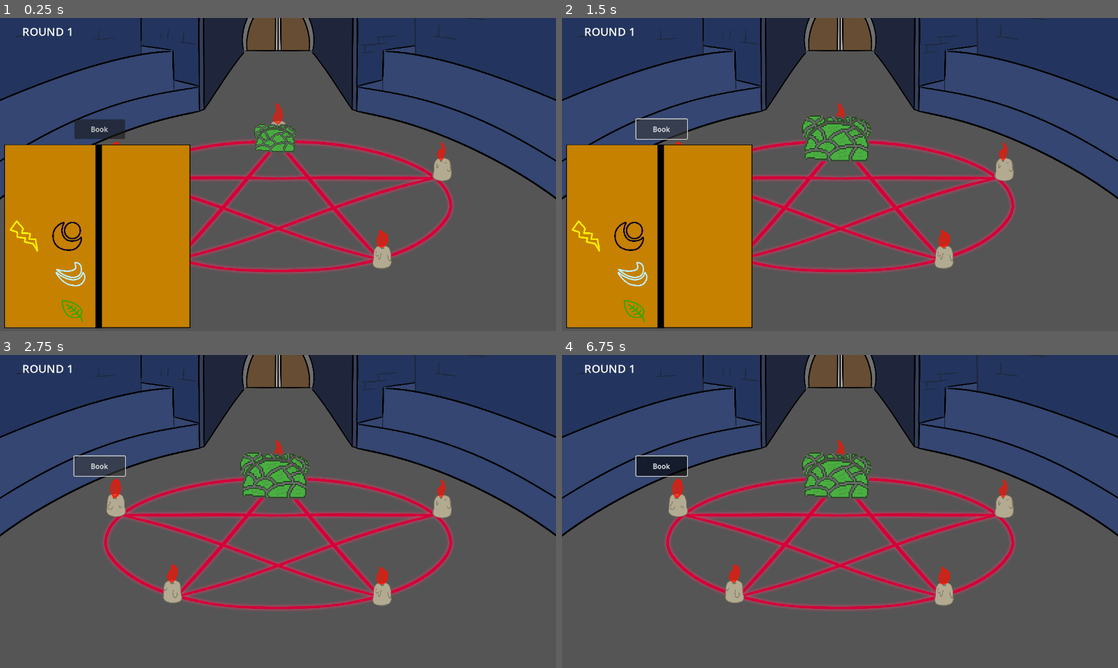
Above: before the commit, frames 1-4 (two rows, left to right).
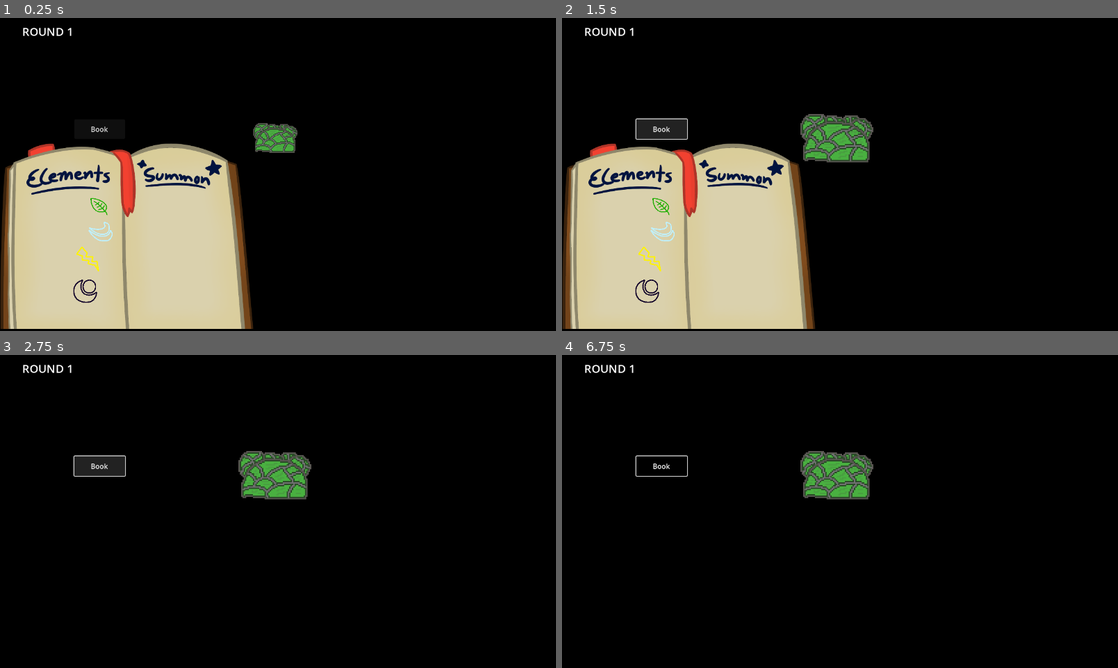
Above: after the commit, the same moments.

Repository: DigiDuncan/DPNJam1
Game: Godot game, scene res://main.tscn
Same seed, same stepped clock (60 frames per second), same inputs: the game is played once before the commit and once after it.
Inputs (mouse positions are in pixels of both pictures, inside the frame that each line leads up to):
- Up to frame 1 (0.25 s): no input
- Up to frame 2 (1.5 s): click "Book" at 0.5 s; click "Book" at 1.25 s
- Up to frame 3 (2.75 s): click "Book" at 2 s
- Up to frame 4 (6.75 s): tap Enter at 2.75, 4.25, 5.75 s; move the mouse to (962, 495) at 2.77 s; click (962, 495) at 2.92 s; tap Space at 3.5, 5, 6.5 s; move the mouse to (728, 527) at 3.52 s; click (728, 527) at 3.67 s; move the mouse to (895, 442) at 4.27 s; click (895, 442) at 4.42 s; move the mouse to (812, 574) at 5.02 s; click (812, 574) at 5.17 s; move the mouse to (1006, 558) at 5.77 s; click (1006, 558) at 5.92 s; move the mouse to (673, 464) at 6.52 s; click (673, 464) at 6.67 s

The runs differ from the first frame. In frame 1, 98% of the frame differs, in the area x 0-100%, y 0-100%; in frame 2, 97%; in frame 3, 97%; in frame 4, 97%.

Commit message:
add new sprites

Diff:
--- /dev/null
+++ b/Background.gd
@@ -0,0 +1,17 @@
+extends Sprite2D
+
+const FPS = 15
+const FRAMES = 5
+var local_time: float = 0.0
+
+
+# Called when the node enters the scene tree for the first time.
+func _ready():
+	pass # Replace with function body.
+
+
+# Called every frame. 'delta' is the elapsed time since the previous frame.
+func _process(delta):
+	local_time += delta
+	var framenum = int(local_time * FPS) % FRAMES
+	frame = framenum
--- a/main.tscn
+++ b/main.tscn
@@ -23,6 +23,7 @@
 [ext_resource type="Texture2D" uid="uid://bmm5ryjagoght" path="res://YouLost.png" id="19_f87h6"]
 [ext_resource type="Texture2D" uid="uid://cg6pcmrvvxxts" path="res://YouWon.png" id="20_bhgh1"]
 [ext_resource type="Texture2D" uid="uid://c227o2sh7u1oc" path="res://cloud.png" id="23_525wq"]
+[ext_resource type="Script" path="res://Background.gd" id="24_4y0oo"]
 
 [sub_resource type="GDScript" id="GDScript_xbnlv"]
 script/source = "extends Button
@@ -167,24 +168,116 @@
 [node name="GameManager" type="Node" parent="."]
 script = ExtResource("1_uu1go")
 
-[node name="Fightzone" type="TextureRect" parent="."]
-offset_top = -58.0
-offset_right = 7016.0
-offset_bottom = 4903.0
-scale = Vector2(0.18255, 0.18255)
-texture = ExtResource("1_58v8u")
-
 [node name="Book" type="Node2D" parent="."]
+z_index = 2
 position = Vector2(210, 481)
 script = ExtResource("3_mg51g")
 
 [node name="BookBackground" type="Sprite2D" parent="Book"]
-position = Vector2(11, -8)
+position = Vector2(81.9003, 19.2537)
+scale = Vector2(0.454409, 0.454409)
 texture = ExtResource("4_lwicp")
 
 [node name="BookIcons" type="Node2D" parent="Book"]
+position = Vector2(23, 61)
+scale = Vector2(0.8, 0.8)
 
 [node name="WATER" type="TextureRect" parent="Book/BookIcons"]
+offset_left = -236.25
+offset_top = -170.0
+offset_right = 1729.75
+offset_bottom = 1796.0
+scale = Vector2(0.0404366, 0.0378162)
+tooltip_text = "Water"
+texture = ExtResource("5_vawco")
+
+[node name="FIRE" type="TextureRect" parent="Book/BookIcons"]
+offset_left = -141.25
+offset_top = -178.75
+offset_right = 1824.75
+offset_bottom = 1787.25
+scale = Vector2(0.0422327, 0.0405568)
+tooltip_text = "Fire"
+texture = ExtResource("6_4hehq")
+
+[node name="POISON" type="TextureRect" parent="Book/BookIcons"]
+offset_left = -240.0
+offset_top = -92.5
+offset_right = 1726.0
+offset_bottom = 1873.5
+scale = Vector2(0.0445942, 0.0391277)
+tooltip_text = "Poison"
+texture = ExtResource("7_7mgl6")
+
+[node name="ICE" type="TextureRect" parent="Book/BookIcons"]
+offset_left = -178.75
+offset_top = -25.0
+offset_right = 1787.25
+offset_bottom = 1941.0
+scale = Vector2(0.0382749, 0.0377697)
+tooltip_text = "Ice"
+texture = ExtResource("8_co2ta")
+
+[node name="LIGHTNING" type="TextureRect" parent="Book/BookIcons"]
+offset_left = -83.75
+offset_top = -32.5
+offset_right = 1882.25
+offset_bottom = 1933.5
+scale = Vector2(0.0455611, 0.0482571)
+tooltip_text = "Lightning"
+texture = ExtResource("9_2vxao")
+
+[node name="DARK" type="TextureRect" parent="Book/BookIcons"]
+offset_left = -91.25
+offset_top = 61.25
+offset_right = 1874.75
+offset_bottom = 2027.25
+scale = Vector2(0.0437176, 0.0448187)
+tooltip_text = "Dark"
+texture = ExtResource("10_xtao3")
+
+[node name="LIGHT" type="TextureRect" parent="Book/BookIcons"]
+offset_left = -187.5
+offset_top = 66.25
+offset_right = 1778.5
+offset_bottom = 2032.25
+scale = Vector2(0.037981, 0.036621)
+tooltip_text = "Light"
+texture = ExtResource("11_od36y")
+
+[node name="WIND" type="TextureRect" parent="Book/BookIcons"]
+offset_left = -42.5
+offset_top = -106.25
+offset_right = 1923.5
+offset_bottom = 1859.75
+scale = Vector2(0.0392748, 0.0430299)
+tooltip_text = "Wind"
+texture = ExtResource("12_ddr0i")
+
+[node name="ROCK" type="TextureRect" parent="Book/BookIcons"]
+offset_left = -131.25
+offset_top = -88.75
+offset_right = 1834.75
+offset_bottom = 1877.25
+scale = Vector2(0.0378922, 0.0275868)
+tooltip_text = "Rock"
+texture = ExtResource("13_0l11p")
+
+[node name="NATURE" type="TextureRect" parent="Book/BookIcons"]
+offset_left = -41.25
+offset_top = -170.0
+offset_right = 1924.75
+offset_bottom = 1796.0
+scale = Vector2(0.0356771, 0.0320377)
+tooltip_text = "Nature"
+texture = ExtResource("14_ukgwx")
+
+[node name="PrimaryIcon" type="Node2D" parent="Book"]
+position = Vector2(462, 232)
+scale = Vector2(1.76369, 1.76369)
+
+[node name="WATER" type="TextureRect" parent="Book/PrimaryIcon"]
+visible = false
 offset_left = -190.0
 offset_top = -183.0
 offset_right = 1776.0
@@ -193,92 +286,101 @@
 tooltip_text = "Water"
 texture = ExtResource("5_vawco")
 
-[node name="FIRE" type="TextureRect" parent="Book/BookIcons"]
-offset_left = -90.0
-offset_top = -191.0
-offset_right = 1876.0
-offset_bottom = 1775.0
+[node name="FIRE" type="TextureRect" parent="Book/PrimaryIcon"]
+visible = false
+offset_left = -193.0
+offset_top = -186.0
+offset_right = 1773.0
+offset_bottom = 1780.0
 scale = Vector2(0.0422327, 0.0405568)
 tooltip_text = "Fire"
 texture = ExtResource("6_4hehq")
 
-[node name="POISON" type="TextureRect" parent="Book/BookIcons"]
-offset_left = -196.0
-offset_top = -101.0
-offset_right = 1770.0
-offset_bottom = 1865.0
+[node name="POISON" type="TextureRect" parent="Book/PrimaryIcon"]
+visible = false
+offset_left = -197.0
+offset_top = -174.0
+offset_right = 1769.0
+offset_bottom = 1792.0
 scale = Vector2(0.0445942, 0.0391277)
 tooltip_text = "Poison"
 texture = ExtResource("7_7mgl6")
 
-[node name="ICE" type="TextureRect" parent="Book/BookIcons"]
-offset_left = -89.0
-offset_top = -105.0
-offset_right = 1877.0
-offset_bottom = 1861.0
+[node name="ICE" type="TextureRect" parent="Book/PrimaryIcon"]
+visible = false
+offset_left = -192.0
+offset_top = -178.0
+offset_right = 1774.0
+offset_bottom = 1788.0
 scale = Vector2(0.0382749, 0.0377697)
 tooltip_text = "Ice"
 texture = ExtResource("8_co2ta")
 
-[node name="LIGHTNING" type="TextureRect" parent="Book/BookIcons"]
-offset_left = -200.0
-offset_top = -27.0
-offset_right = -130.0
-offset_bottom = 57.0
+[node name="LIGHTNING" type="TextureRect" parent="Book/PrimaryIcon"]
+visible = false
+offset_left = -199.0
+offset_top = -189.0
+offset_right = 1767.0
+offset_bottom = 1777.0
 scale = Vector2(0.0455611, 0.0482571)
 tooltip_text = "Lightning"
 texture = ExtResource("9_2vxao")
 
-[node name="DARK" type="TextureRect" parent="Book/BookIcons"]
-offset_left = -100.0
-offset_top = -26.0
-offset_right = 2.0
-offset_bottom = 58.0
+[node name="DARK" type="TextureRect" parent="Book/PrimaryIcon"]
+visible = false
+offset_left = -201.0
+offset_top = -185.0
+offset_right = 1765.0
+offset_bottom = 1781.0
 scale = Vector2(0.0437176, 0.0448187)
 tooltip_text = "Dark"
 texture = ExtResource("10_xtao3")
 
-[node name="LIGHT" type="TextureRect" parent="Book/BookIcons"]
+[node name="LIGHT" type="TextureRect" parent="Book/PrimaryIcon"]
+visible = false
 offset_left = -188.0
-offset_top = 73.0
-offset_right = -130.0
-offset_bottom = 143.0
+offset_top = -177.0
+offset_right = 1778.0
+offset_bottom = 1789.0
 scale = Vector2(0.037981, 0.036621)
 tooltip_text = "Light"
 texture = ExtResource("11_od36y")
 
-[node name="WIND" type="TextureRect" parent="Book/BookIcons"]
-offset_left = -88.0
-offset_top = 65.0
-offset_right = -3.0
-offset_bottom = 135.0
+[node name="WIND" type="TextureRect" parent="Book/PrimaryIcon"]
+visible = false
+offset_left = -192.0
+offset_top = -181.0
+offset_right = 1774.0
+offset_bottom = 1785.0
 scale = Vector2(0.0392748, 0.0430299)
 tooltip_text = "Wind"
 texture = ExtResource("12_ddr0i")
 
-[node name="ROCK" type="TextureRect" parent="Book/BookIcons"]
-offset_left = -184.0
-offset_top = 162.0
-offset_right = -111.0
-offset_bottom = 217.0
+[node name="ROCK" type="TextureRect" parent="Book/PrimaryIcon"]
+visible = false
+offset_left = -188.0
+offset_top = -166.0
+offset_right = 1778.0
+offset_bottom = 1800.0
 scale = Vector2(0.0378922, 0.0275868)
 tooltip_text = "Rock"
 texture = ExtResource("13_0l11p")
 
-[node name="NATURE" type="TextureRect" parent="Book/BookIcons"]
-offset_left = -78.0
-offset_top = 158.0
-offset_right = -5.0
-offset_bottom = 220.0
+[node name="NATURE" type="TextureRect" parent="Book/PrimaryIcon"]
+visible = false
+offset_left = -187.0
+offset_top = -169.0
+offset_right = 1779.0
+offset_bottom = 1797.0
 scale = Vector2(0.0356771, 0.0320377)
 tooltip_text = "Nature"
 texture = ExtResource("14_ukgwx")
 
-[node name="PrimaryIcon" type="Node2D" parent="Book"]
-position = Vector2(388, 207)
+[node name="SecondaryIcon" type="Node2D" parent="Book"]
+position = Vector2(466, 359)
 scale = Vector2(1.76369, 1.76369)
 
-[node name="WATER" type="TextureRect" parent="Book/PrimaryIcon"]
+[node name="WATER" type="TextureRect" parent="Book/SecondaryIcon"]
 visible = false
 offset_left = -190.0
 offset_top = -183.0
@@ -288,7 +390,7 @@
 tooltip_text = "Water"
 texture = ExtResource("5_vawco")
 
-[node name="FIRE" type="TextureRect" parent="Book/PrimaryIcon"]
+[node name="FIRE" type="TextureRect" parent="Book/SecondaryIcon"]
 visible = false
 offset_left = -193.0
 offset_top = -186.0
@@ -298,7 +400,7 @@
 tooltip_text = "Fire"
 texture = ExtResource("6_4hehq")
 
-[node name="POISON" type="TextureRect" parent="Book/PrimaryIcon"]
+[node name="POISON" type="TextureRect" parent="Book/SecondaryIcon"]
 visible = false
 offset_left = -197.0
 offset_top = -174.0
@@ -308,7 +410,7 @@
 tooltip_text = "Poison"
 texture = ExtResource("7_7mgl6")
 
-[node name="ICE" type="TextureRect" parent="Book/PrimaryIcon"]
+[node name="ICE" type="TextureRect" parent="Book/SecondaryIcon"]
 visible = false
 offset_left = -192.0
 offset_top = -178.0
@@ -318,7 +420,7 @@
 tooltip_text = "Ice"
 texture = ExtResource("8_co2ta")
 
-[node name="LIGHTNING" type="TextureRect" parent="Book/PrimaryIcon"]
+[node name="LIGHTNING" type="TextureRect" parent="Book/SecondaryIcon"]
 visible = false
 offset_left = -199.0
 offset_top = -189.0
@@ -328,7 +430,7 @@
 tooltip_text = "Lightning"
 texture = ExtResource("9_2vxao")
 
-[node name="DARK" type="TextureRect" parent="Book/PrimaryIcon"]
+[node name="DARK" type="TextureRect" parent="Book/SecondaryIcon"]
 visible = false
 offset_left = -201.0
 offset_top = -185.0
@@ -338,7 +440,7 @@
 tooltip_text = "Dark"
 texture = ExtResource("10_xtao3")
 
-[node name="LIGHT" type="TextureRect" parent="Book/PrimaryIcon"]
+[node name="LIGHT" type="TextureRect" parent="Book/SecondaryIcon"]
 visible = false
 offset_left = -188.0
 offset_top = -177.0
@@ -348,7 +450,7 @@
 tooltip_text = "Light"
 texture = ExtResource("11_od36y")
 
-[node name="WIND" type="TextureRect" parent="Book/PrimaryIcon"]
+[node name="WIND" type="TextureRect" parent="Book/SecondaryIcon"]
 visible = false
 offset_left = -192.0
 offset_top = -181.0
@@ -358,7 +460,7 @@
 tooltip_text = "Wind"
 texture = ExtResource("12_ddr0i")
 
-[node name="ROCK" type="TextureRect" parent="Book/PrimaryIcon"]
+[node name="ROCK" type="TextureRect" parent="Book/SecondaryIcon"]
 visible = false
 offset_left = -188.0
 offset_top = -166.0
@@ -368,7 +470,7 @@
 tooltip_text = "Rock"
 texture = ExtResource("13_0l11p")
 
-[node name="NATURE" type="TextureRect" parent="Book/PrimaryIcon"]
+[node name="NATURE" type="TextureRect" parent="Book/SecondaryIcon"]
 visible = false
 offset_left = -187.0
 offset_top = -169.0
@@ -378,125 +480,21 @@
 tooltip_text = "Nature"
 texture = ExtResource("14_ukgwx")
 
-[node name="SecondaryIcon" type="Node2D" parent="Book"]
-position = Vector2(391, 342)
-scale = Vector2(1.76369, 1.76369)
-
-[node name="WATER" type="TextureRect" parent="Book/SecondaryIcon"]
-visible = false
-offset_left = -190.0
-offset_top = -183.0
-offset_right = 1776.0
-offset_bottom = 1783.0
-scale = Vector2(0.0404366, 0.0378162)
-tooltip_text = "Water"
-texture = ExtResource("5_vawco")
-
-[node name="FIRE" type="TextureRect" parent="Book/SecondaryIcon"]
-visible = false
-offset_left = -193.0
-offset_top = -186.0
-offset_right = 1773.0
-offset_bottom = 1780.0
-scale = Vector2(0.0422327, 0.0405568)
-tooltip_text = "Fire"
-texture = ExtResource("6_4hehq")
-
-[node name="POISON" type="TextureRect" parent="Book/SecondaryIcon"]
-visible = false
-offset_left = -197.0
-offset_top = -174.0
-offset_right = 1769.0
-offset_bottom = 1792.0
-scale = Vector2(0.0445942, 0.0391277)
-tooltip_text = "Poison"
-texture = ExtResource("7_7mgl6")
-
-[node name="ICE" type="TextureRect" parent="Book/SecondaryIcon"]
-visible = false
-offset_left = -192.0
-offset_top = -178.0
-offset_right = 1774.0
-offset_bottom = 1788.0
-scale = Vector2(0.0382749, 0.0377697)
-tooltip_text = "Ice"
-texture = ExtResource("8_co2ta")
-
-[node name="LIGHTNING" type="TextureRect" parent="Book/SecondaryIcon"]
-visible = false
-offset_left = -199.0
-offset_top = -189.0
-offset_right = 1767.0
-offset_bottom = 1777.0
-scale = Vector2(0.0455611, 0.0482571)
-tooltip_text = "Lightning"
-texture = ExtResource("9_2vxao")
-
-[node name="DARK" type="TextureRect" parent="Book/SecondaryIcon"]
-visible = false
-offset_left = -201.0
-offset_top = -185.0
-offset_right = 1765.0
-offset_bottom = 1781.0
-scale = Vector2(0.0437176, 0.0448187)
-tooltip_text = "Dark"
-texture = ExtResource("10_xtao3")
-
-[node name="LIGHT" type="TextureRect" parent="Book/SecondaryIcon"]
-visible = false
-offset_left = -188.0
-offset_top = -177.0
-offset_right = 1778.0
-offset_bottom = 1789.0
-scale = Vector2(0.037981, 0.036621)
-tooltip_text = "Light"
-texture = ExtResource("11_od36y")
-
-[node name="WIND" type="TextureRect" parent="Book/SecondaryIcon"]
-visible = false
-offset_left = -192.0
-offset_top = -181.0
-offset_right = 1774.0
-offset_bottom = 1785.0
-scale = Vector2(0.0392748, 0.0430299)
-tooltip_text = "Wind"
-texture = ExtResource("12_ddr0i")
-
-[node name="ROCK" type="TextureRect" parent="Book/SecondaryIcon"]
-visible = false
-offset_left = -188.0
-offset_top = -166.0
-offset_right = 1778.0
-offset_bottom = 1800.0
-scale = Vector2(0.0378922, 0.0275868)
-tooltip_text = "Rock"
-texture = ExtResource("13_0l11p")
-
-[node name="NATURE" type="TextureRect" parent="Book/SecondaryIcon"]
-visible = false
-offset_left = -187.0
-offset_top = -169.0
-offset_right = 1779.0
-offset_bottom = 1797.0
-scale = Vector2(0.0356771, 0.0320377)
-tooltip_text = "Nature"
-texture = ExtResource("14_ukgwx")
-
 [node name="SummonButton" type="Button" parent="Book"]
 visible = false
-offset_left = 50.0
-offset_top = 171.0
-offset_right = 196.0
-offset_bottom = 216.0
+offset_left = 210.0
+offset_top = 179.0
+offset_right = 336.0
+offset_bottom = 224.0
 text = "SUMMON"
 script = SubResource("GDScript_xbnlv")
 
 [node name="ClearButton" type="Button" parent="Book"]
 visible = false
-offset_left = 50.0
-offset_top = -177.0
-offset_right = 196.0
-offset_bottom = -132.0
+offset_left = 89.0
+offset_top = 180.0
+offset_right = 198.0
+offset_bottom = 225.0
 text = "CLEAR"
 script = SubResource("GDScript_xbnlv")
 
@@ -509,10 +507,10 @@
 texture = ExtResource("13_ot1gd")
 hframes = 10
 vframes = 10
-frame = 76
+frame = 78
 script = ExtResource("14_x2cdo")
 primary_type = 7
-secondary_type = 6
+secondary_type = 8
 
 [node name="AllyMonster" type="Sprite2D" parent="Monsters"]
 visible = false
@@ -523,10 +521,9 @@
 texture = ExtResource("13_ot1gd")
 hframes = 10
 vframes = 10
-frame = 36
+frame = 3
 script = ExtResource("14_x2cdo")
-primary_type = 3
-secondary_type = 6
+secondary_type = 3
 
 [node name="AnimationPlayer" type="AnimationPlayer" parent="."]
 libraries = {
@@ -712,6 +709,15 @@
 initial_velocity_max = 107.14
 color_ramp = SubResource("Gradient_vsqva")
 
+[node name="Sprite2D" type="Sprite2D" parent="."]
+z_index = -10
+position = Vector2(639, 381)
+scale = Vector2(0.368441, 0.368441)
+texture = ExtResource("1_58v8u")
+hframes = 5
+script = ExtResource("24_4y0oo")
+metadata/_edit_lock_ = true
+
 [connection signal="pressed" from="Book/SummonButton" to="Book" method="_on_summon_button_pressed"]
 [connection signal="pressed" from="Book/SummonButton" to="Monsters/AllyMonster" method="_on_summon_button_pressed"]
 [connection signal="pressed" from="Book/ClearButton" to="Book" method="_on_clear_button_pressed"]
Binary file changed: Background.png
Binary file changed: Book.png
Not shown: 1 places in main.tscn that only renumber resources
